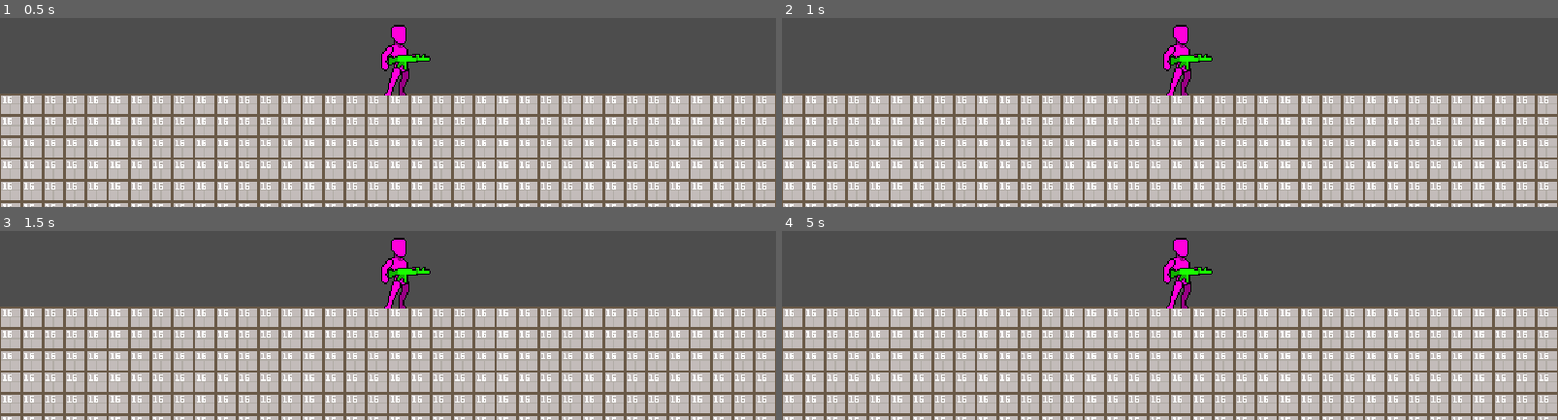
Above: before the commit, frames 1-4 (two rows, left to right).
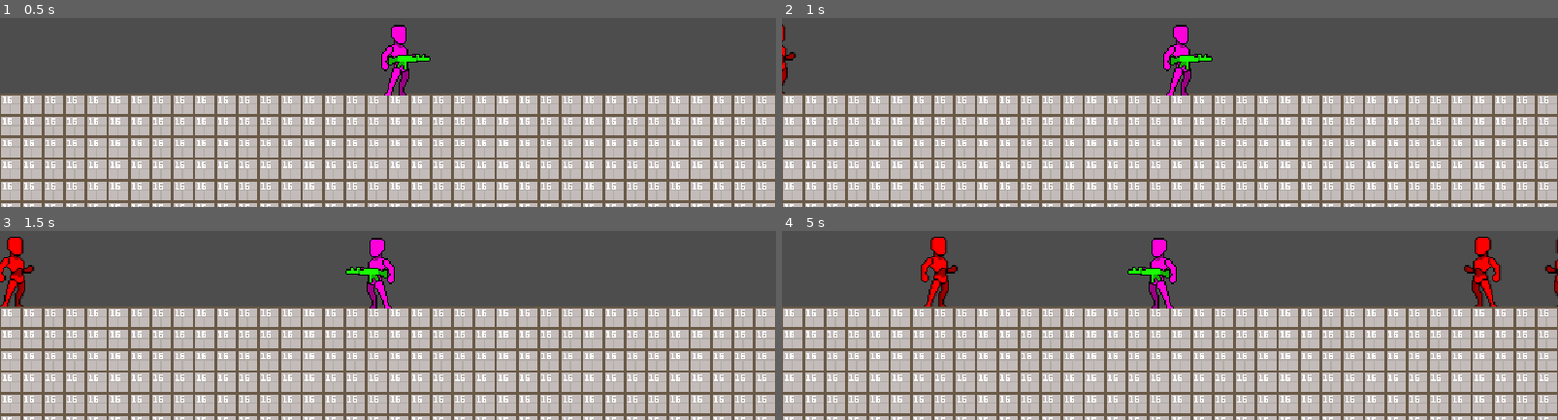
Above: after the commit, the same moments.

Repository: symbol24/sideroguesurvivor
Game: Godot game, scene res://scenes/utilities/boot.tscn
The game is run twice, just before and just after one commit, with the same random seed, the same clock (stepped at 60 frames per second) and the same inputs.
Inputs:
- Up to frame 1 (0.5 s): no input
- Up to frame 2 (1 s): tap Enter at 0.5 s; hold D (right) from 0.53 s (still down)
- Up to frame 3 (1.5 s): release D (right) at 1.28 s; hold Left (left) from 1.28 s (still down)
- Up to frame 4 (5 s): release Left (left) at 2.03 s; hold D (right) 2.03-3.53 s; hold Left (left) from 3.53 s (still down)

Frame 1 is identical in both runs. In frame 2, 0.2% of the frame differs, in the area x 0-2%, y 3-40%; in frame 3, 2.6%; in frame 4, 3.6%, in the area x 17-100%, y 3-42%.
Error before the commit: Parse Error: Identifier "_is_active" not declared in the current scope. (res://code/characters/player/player_character.gd:38)

Commit message:
Refactor: Base character and data setup

Diff:
--- a/code/characters/character.gd
+++ b/code/characters/character.gd
@@ -2,6 +2,7 @@
 
 
 var _data:CharacterData
+var _is_active := false
 var _is_facing_left := false
 var _invulnerable := false
 var _invulnerable_time:float:
@@ -17,7 +18,9 @@
 func setup_character(new_data:CharacterData) -> void:
 	_data = new_data.duplicate(true)
 	_data.setup_data()
+	if not is_node_ready(): await ready
 	name = _data.id
+	_is_active = true
 
 
 func apply_damage(value:int = 0) -> void:
@@ -27,7 +30,6 @@
 		if _data.current_hp <= 0:
 			_data.update_lives()
 			if _data.current_lives <= 0:
-				print("DEAD")
 				_death()
 
 
--- a/code/characters/character_data.gd
+++ b/code/characters/character_data.gd
@@ -6,12 +6,14 @@
 @export var _starting_hp := 1
 @export var _starting_lives := 1
 
+var current_level := 1
 var current_lives := 1
 var current_hp := 1
 
 
 func setup_data() -> void:
-	pass
+	current_lives = _starting_lives
+	current_hp = _starting_hp
 
 
 func update_hp(value :=  0) -> void:
--- a/code/characters/enemies/enemy.gd
+++ b/code/characters/enemies/enemy.gd
@@ -8,7 +8,6 @@
 
 
 var _target:PlayerCharacter
-var _is_active := false
 var _direction := 1.0
 var move_speed:float:
 	get:
@@ -23,7 +22,6 @@
 func _physics_process(delta: float) -> void:
 	if _is_active:
 		velocity = _move(velocity, delta)
-
 		move_and_slide()
 
 
--- a/scenes/characters/player/debug_character.tscn
+++ b/scenes/characters/player/debug_character.tscn
@@ -7,6 +7,7 @@
 
 [sub_resource type="Resource" id="Resource_sqeqr"]
 script = ExtResource("2_a61xv")
+id = &"debug_character"
 metadata/_custom_type_script = "uid://drgj586ets6"
 
 [sub_resource type="RectangleShape2D" id="RectangleShape2D_x3syn"]
